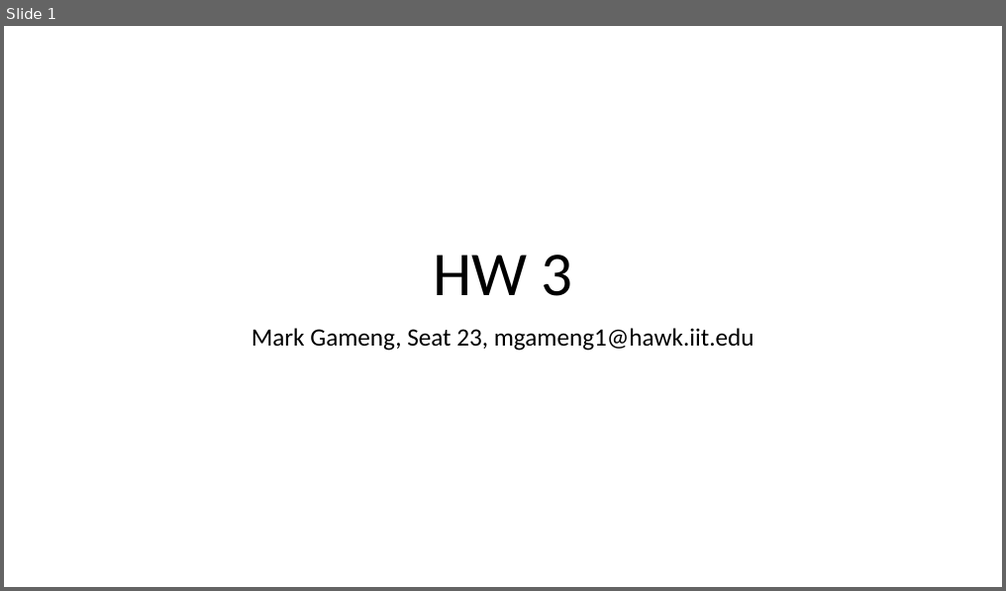
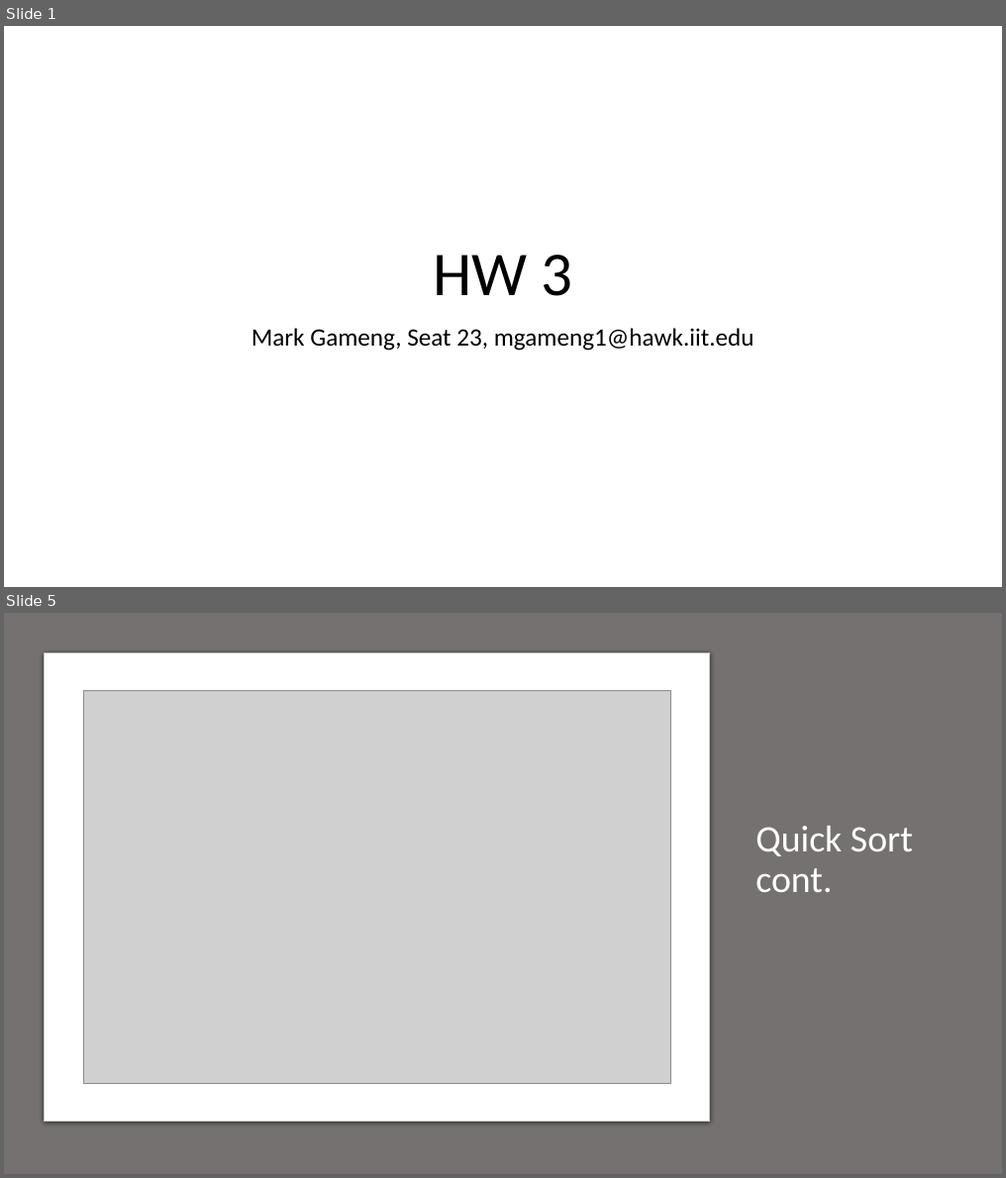
Before and after one commit to MarkGelo/CS-430, a slide deck: HW_3/HW3.pptx. Shown one above the other, each under a label of ours: slide 1 before the commit, slides 1 and 5 after it; the slides between them are not shown. The pictures are 1006x591 and 1006x1178 pixels, drawn with LibreOffice and Linux fonts; fonts in the diff are those of the drawing; grey boxes stand for pictures. Boxes give left, top, right and bottom in pixels: in the first picture for what was removed or moved away, otherwise in the second. Text is boxed around its words. In the diff, an @@ line names an element or a change of style, - is before the commit and + after.

```diff
--- a/HW_3/HW3.pptx
+++ b/HW_3/HW3.pptx
@@ slide 5 added at [4,613,1002,1174], background #E7E6E6 @@
@@ rectangle added at [4,613,1002,1174], fill #767171 @@
@@ rounded rectangle added at [45,653,710,1121], fill #FFFFFF, outline #C8CACA 0.75 pt @@
@@ picture added at [84,690,670,1084] @@
@@ title added at [755,826,913,892], 36 pt, text #FFFFFF @@
+Quick Sort cont.
```
Also in this commit, not shown: 5 other slides added, 3 other files.
